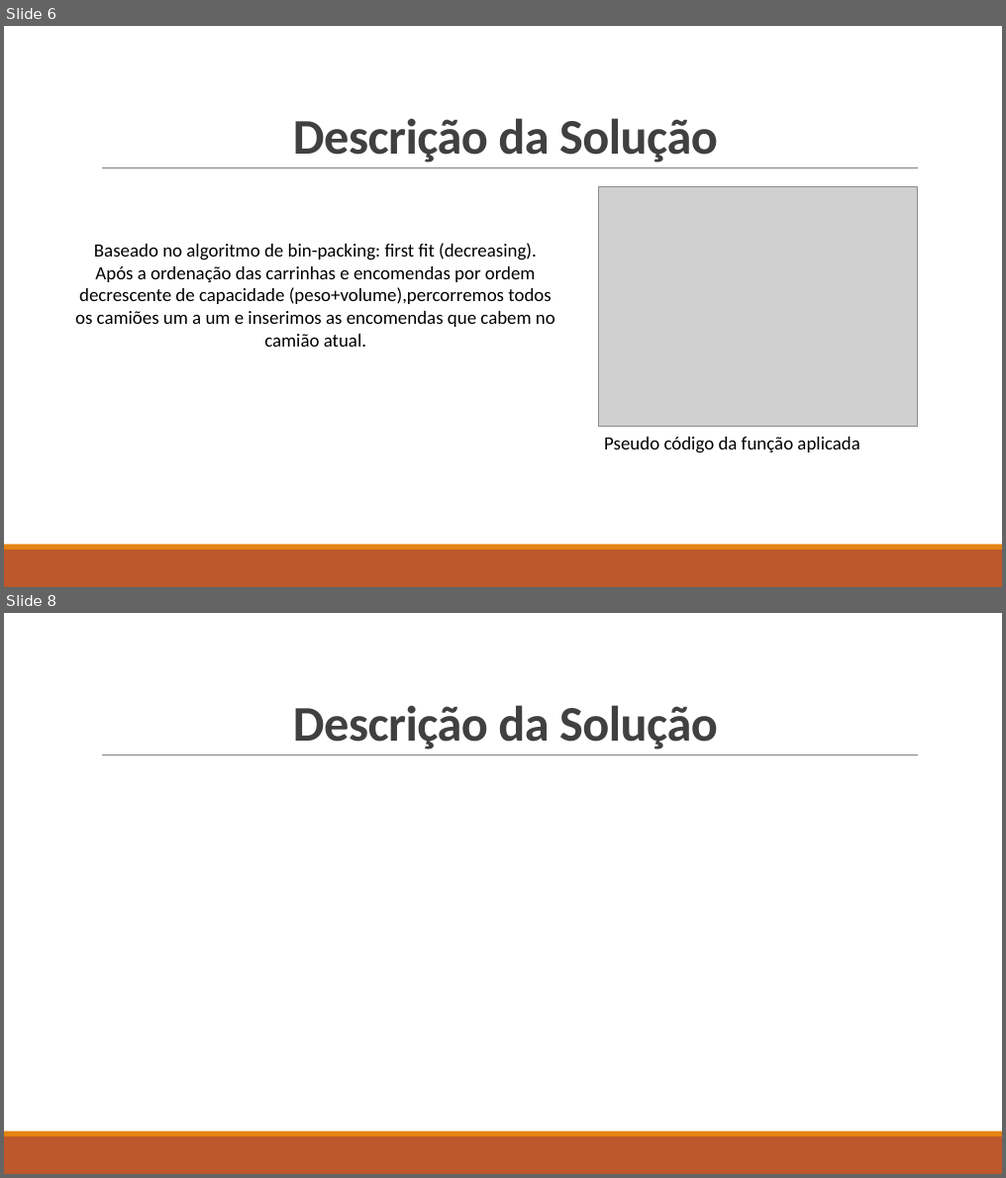
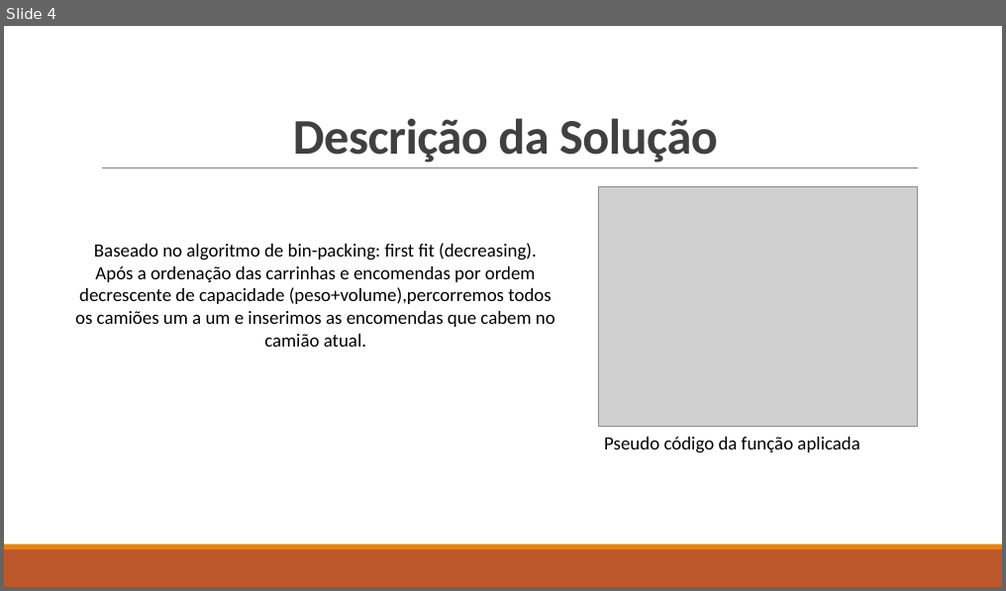
Before and after one commit to Miggs7/DA-Proj-22, a slide deck: Presentation/Logística Urbana para Entrega de Mercadorias.pptx. Shown one above the other, each under a label of ours: slides 6 and 8 before the commit, slide 4 after it; the slides between them are not shown. The pictures are 1006x1178 and 1006x591 pixels, drawn with LibreOffice and Linux fonts; fonts in the diff are those of the drawing; grey boxes stand for pictures. Boxes give left, top, right and bottom in pixels: in the first picture for what was removed or moved away, otherwise in the second. Text is boxed around its words. In the diff, an @@ line names an element or a change of style, - is before the commit and + after.

```diff
--- a/Presentation/Logística Urbana para Entrega de Mercadorias.pptx
+++ b/Presentation/Logística Urbana para Entrega de Mercadorias.pptx
@@ slide 8 removed at <box>4,613,1002,1174</box>, background #FFFFFF; not listed: 3 template elements that a slide beside it also shows @@
@@ title removed at <box>293,705,718,750</box> @@
-Descrição da Solução
@@ what was slide 6 is now slide 4 @@
```
Also in this commit, not shown: 1 slide changed, 2 slides added, 3 other slides removed, 1 other file.
